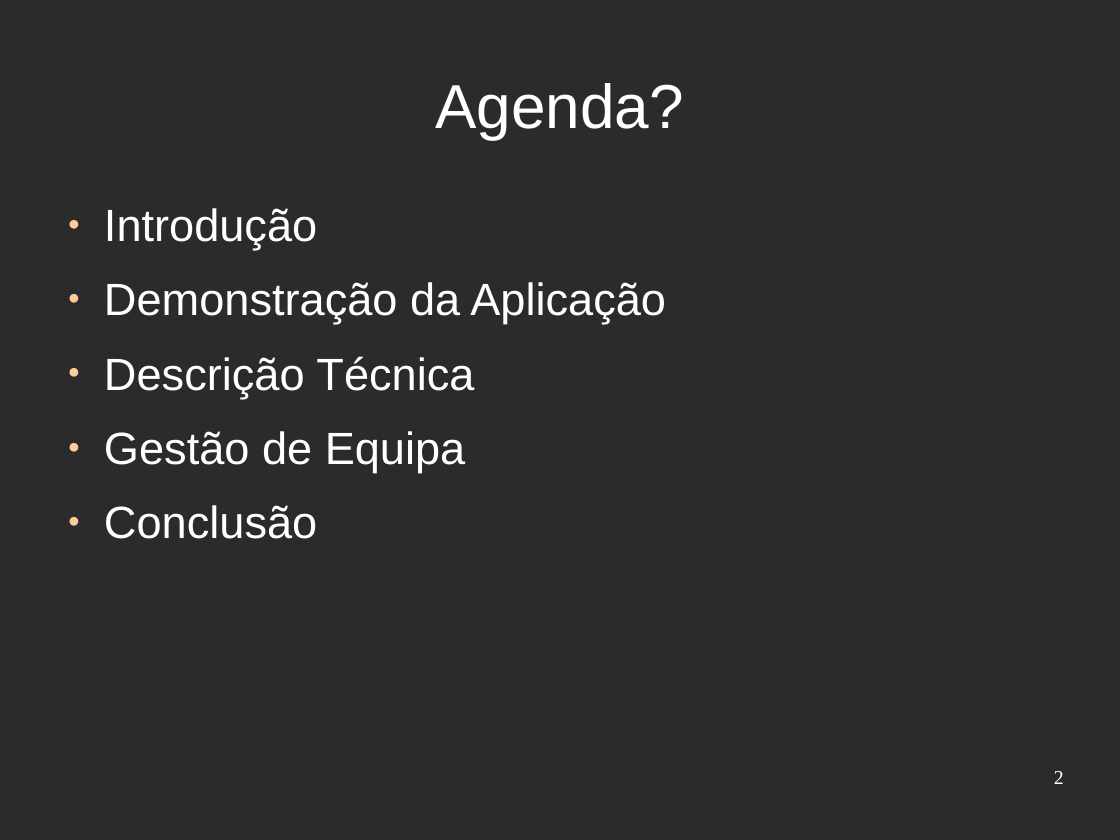
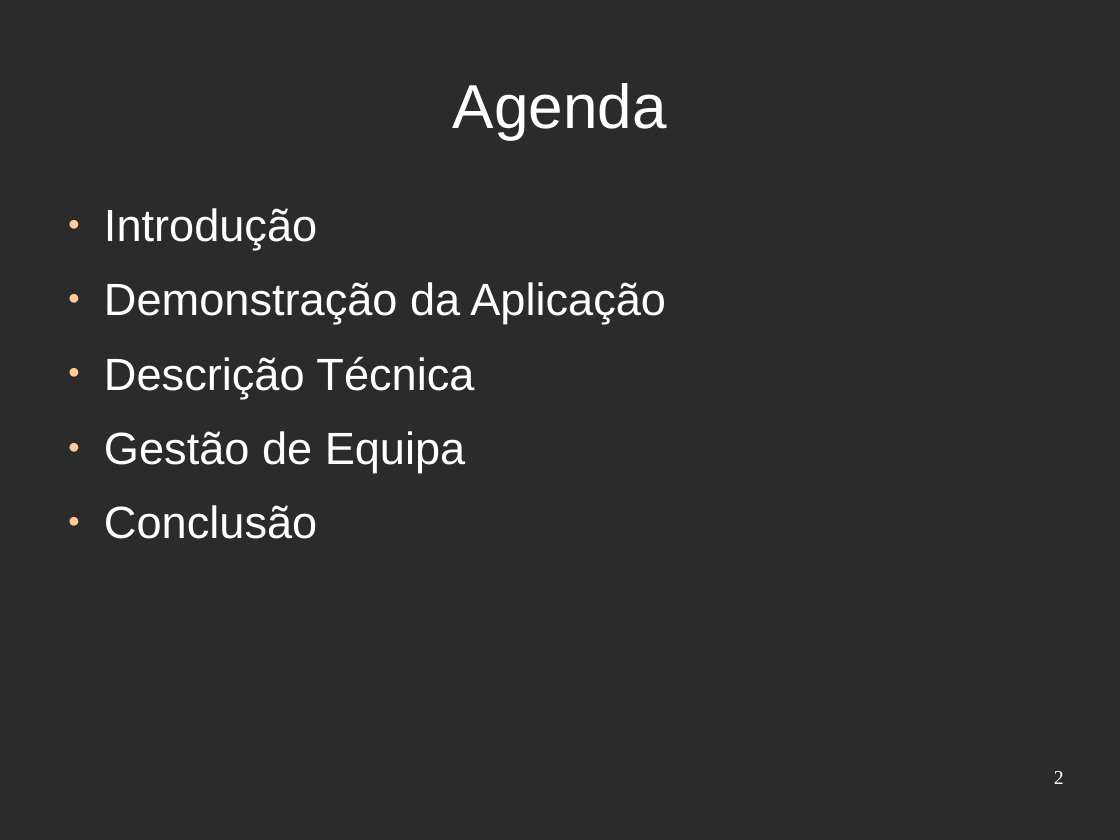
Before and after one commit to djjorjinho/mutworange_2011, a slide deck: slide 2 of documents/presentation/apresentacao_portugal.odp. Drawn at 1120x840 pixels with LibreOffice and Linux fonts; fonts in the diff are those of the drawing; background and template pictures are left out; a plain dark background stands for a picture behind light text. Boxes give left, top, right and bottom in pixels: in the first picture for what was removed or moved away, otherwise in the second. Text is boxed around its words. In the diff, an @@ line names an element or a change of style, - is before the commit and + after.

```diff
--- a/documents/presentation/apresentacao_portugal.odp
+++ b/documents/presentation/apresentacao_portugal.odp
@@ title at <box>453,83,667,139</box>: text changed @@
-Agenda?
+Agenda
```
Also in this commit, not shown: 3 other slides changed, 3 slides added, 1 slide removed.
